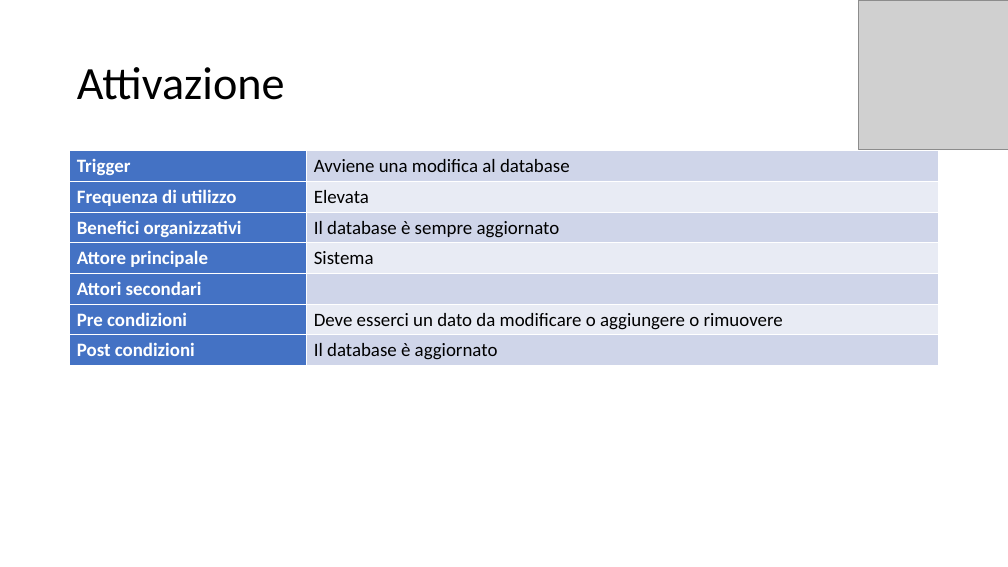
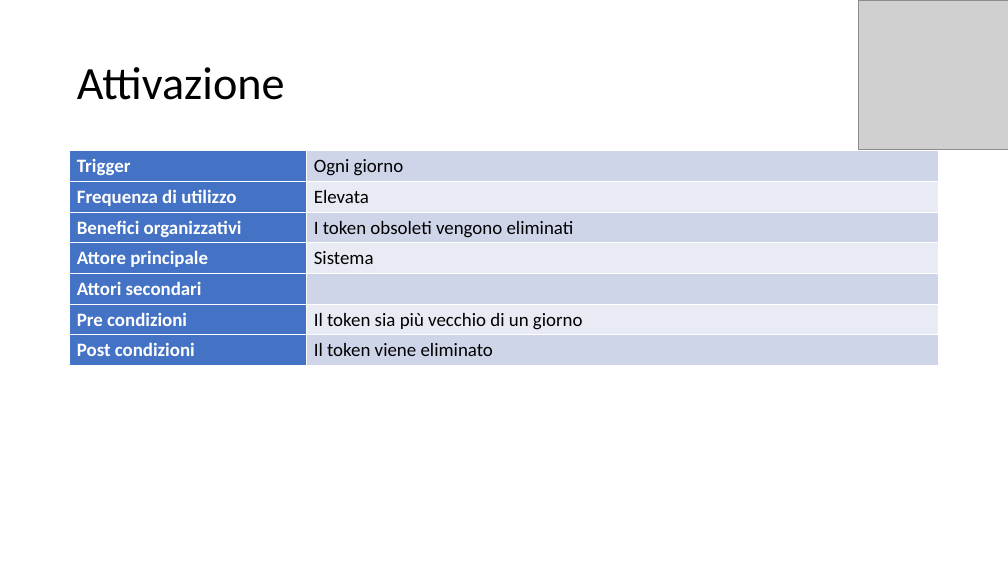
Before and after one commit to itsar19-20/quiz, a slide deck: slide 3 of docs/UseCaseApp/Sistema/UseCaseGestioneDatabase.pptx. Drawn at 1008x567 pixels with LibreOffice and Linux fonts; fonts in the diff are those of the drawing; grey boxes stand for pictures. Boxes give left, top, right and bottom in pixels: in the first picture for what was removed or moved away, otherwise in the second. Text is boxed around its words. In the diff, an @@ line names an element or a change of style, - is before the commit and + after.

```diff
--- a/docs/UseCaseApp/Sistema/UseCaseGestioneDatabase.pptx
+++ b/docs/UseCaseApp/Sistema/UseCaseGestioneDatabase.pptx
@@ table at <box>70,151,939,366</box> @@
-row 1, column 2: Avviene una modifica al database
+row 1, column 2: Ogni giorno
-row 3, column 2: Il database è sempre aggiornato
+row 3, column 2: I token obsoleti vengono eliminati
-row 6, column 2: Deve esserci un dato da modificare o aggiungere o rimuovere
+row 6, column 2: Il token sia più vecchio di un giorno
-row 7, column 2: Il database è aggiornato
+row 7, column 2: Il token viene eliminato
```
Also in this commit, not shown: 1 other slide changed, 1 slide added, 1 slide removed, 3 other files.
